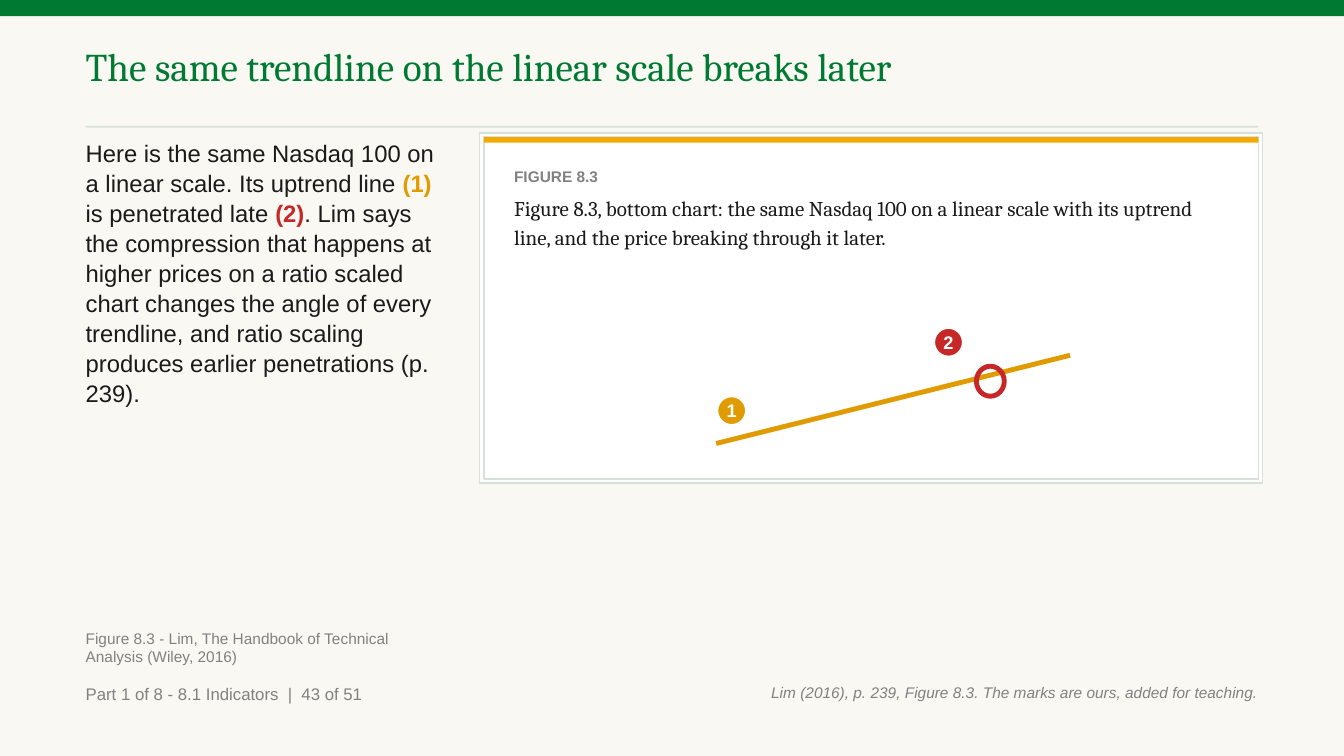
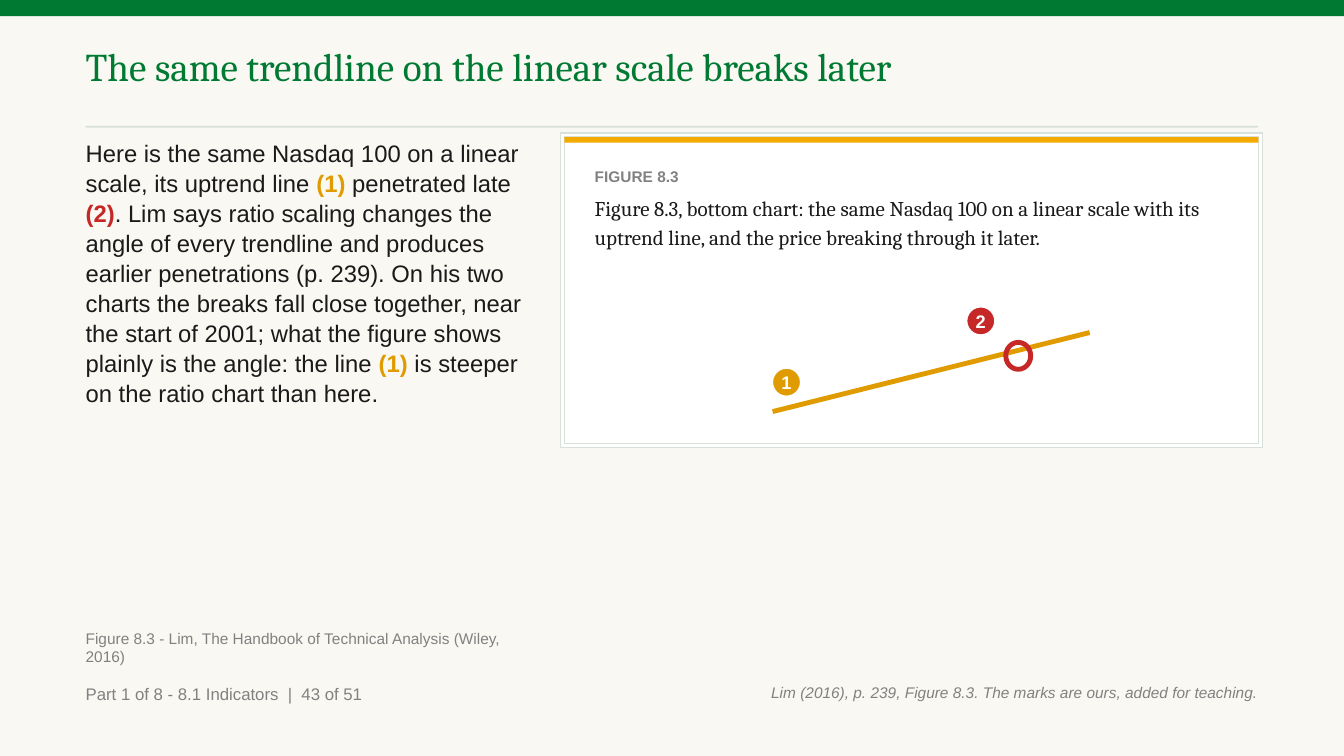
Before and after one commit to benjiesotelo-sudo/Telos_FIN1209, a slide deck: slide 51 of chapter-08/FIN1209-Chapter-08.pptx. Drawn at 1344x756 pixels with LibreOffice and Linux fonts; fonts in the diff are those of the drawing. Boxes give left, top, right and bottom in pixels: in the first picture for what was removed or moved away, otherwise in the second. Text is boxed around its words. In the diff, an @@ line names an element or a change of style, - is before the commit and + after.

Commit message:
Chapter 8 Part A read 2: machine checks for marks, badges, parts and chart data; both read-2 reports applied

```diff
--- a/chapter-08/FIN1209-Chapter-08.pptx
+++ b/chapter-08/FIN1209-Chapter-08.pptx
@@ text at (86, 144, 521, 403): text changed @@
-Here is the same Nasdaq 100 on a linear scale. Its uptrend line (1) is penetrated late (2). Lim says the compression that happens at higher prices on a ratio scaled chart changes the angle of every trendline, and ratio scaling produces earlier penetrations (p. 239).
+Here is the same Nasdaq 100 on a linear scale, its uptrend line (1) penetrated late (2). Lim says ratio scaling changes the angle of every trendline and produces earlier penetrations (p. 239). On his two charts the breaks fall close together, near the start of 2001; what the figure shows plainly is the angle: the line (1) is steeper on the ratio chart than here.
@@ rectangle: place and size @@
-rectangle at (480, 133, 1262, 483)
+rectangle at (561, 133, 1262, 448)
@@ rectangle: place and size @@
-rectangle at (484, 137, 1258, 143)
+rectangle at (565, 137, 1258, 143)
@@ rectangle: place and size @@
-rectangle at (484, 137, 1258, 479)
+rectangle at (565, 137, 1258, 444)
@@ text "FIGURE 8.3" rewrapped from (514, 171, 1192, 250) to (595, 171, 1199, 250) @@
@@ ellipse "2": place and size @@
-ellipse "2" at (935, 329, 963, 357)
+ellipse "2" at (967, 307, 995, 335)
@@ line moved from (716, 444) - (1071, 355) to (772, 411) - (1090, 333) @@
@@ ellipse: place and size @@
-ellipse at (977, 366, 1005, 396)
+ellipse at (1006, 343, 1031, 370)
@@ ellipse "1": place and size @@
-ellipse "1" at (718, 396, 746, 424)
+ellipse "1" at (772, 368, 801, 396)
@@ text "Figure 8.3 - Lim, The ..." rewrapped from (86, 633, 388, 665) to (86, 633, 500, 665) @@
```
Also in this commit, not shown: 40 other slides changed, 10 other files.
